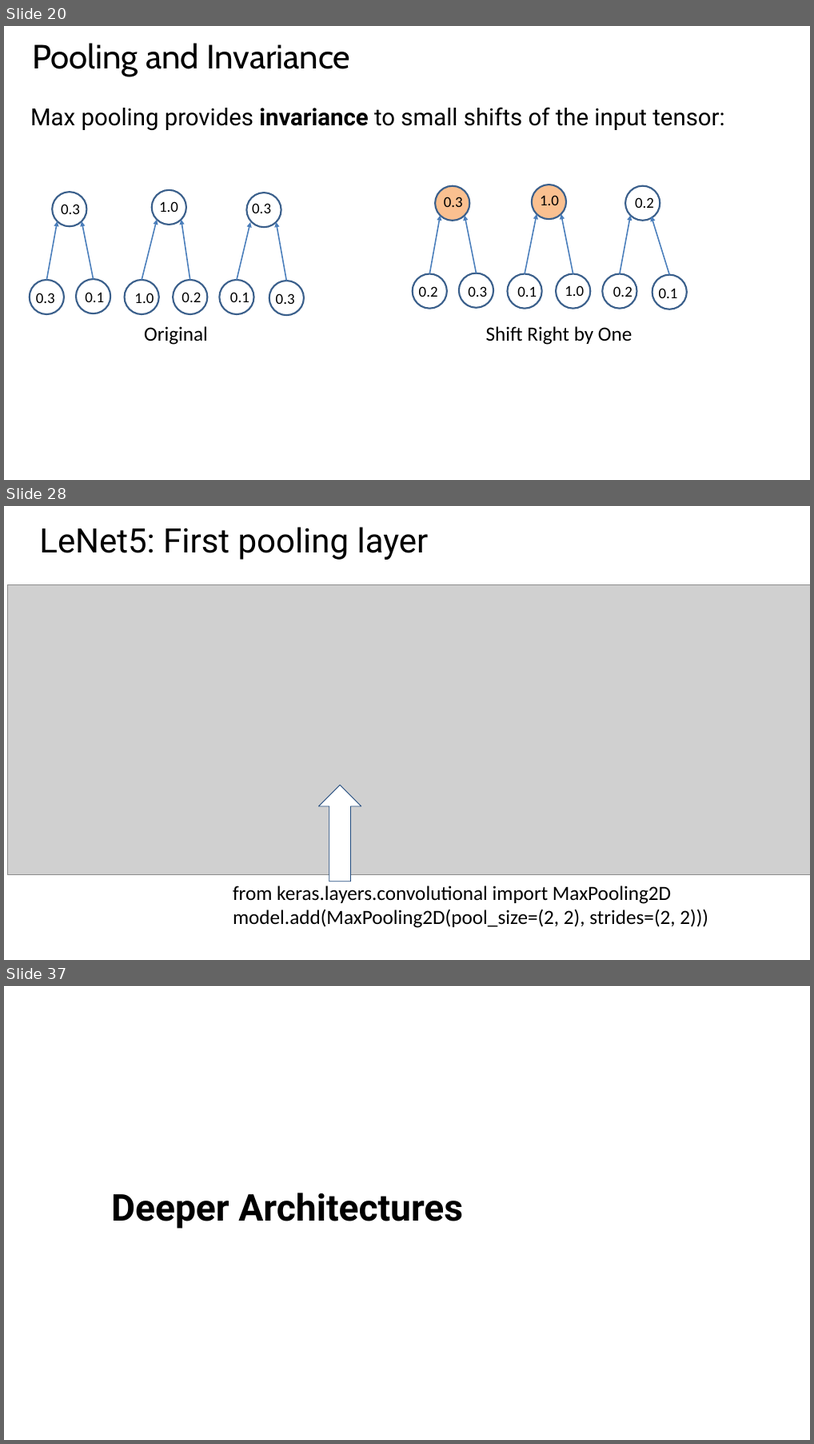
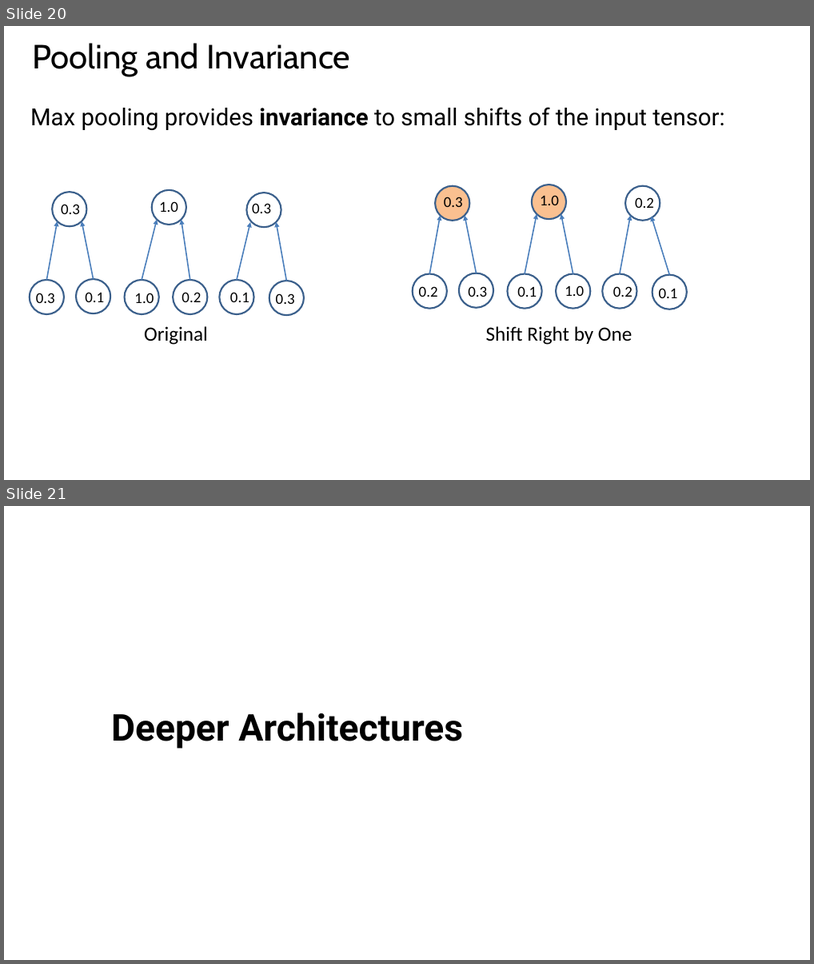
Before and after one commit to StephenElston/CSCI-E25, a slide deck: Slides/6_ConvolutionalNNs.pptx. Shown one above the other, each under a label of ours: slides 20, 28 and 37 before the commit, slides 20 and 21 after it; the slides between them are not shown. The pictures are 814x1444 and 814x964 pixels, drawn with LibreOffice and Linux fonts; fonts in the diff are those of the drawing; grey boxes stand for pictures; background and template pictures are left out. Boxes give left, top, right and bottom in pixels: in the first picture for what was removed or moved away, otherwise in the second. Text is boxed around its words. In the diff, an @@ line names an element or a change of style, - is before the commit and + after.

```diff
--- a/Slides/6_ConvolutionalNNs.pptx
+++ b/Slides/6_ConvolutionalNNs.pptx
@@ slide 28 removed at <box>4,506,810,960</box>, background #FFFFFF @@
@@ text removed at <box>39,527,429,560</box> @@
-LeNet5: First pooling layer
@@ picture removed at <box>8,584,810,875</box> @@
@@ down arrow removed at <box>318,785,362,881</box> @@
@@ text removed at <box>233,885,709,928</box> @@
-from keras.layers.convolutional import MaxPooling2D
-model.add(MaxPooling2D(pool_size=(2, 2), strides=(2, 2)))
@@ what was slide 37 is now slide 21 @@
```
Also in this commit, not shown: 16 other slides removed.
